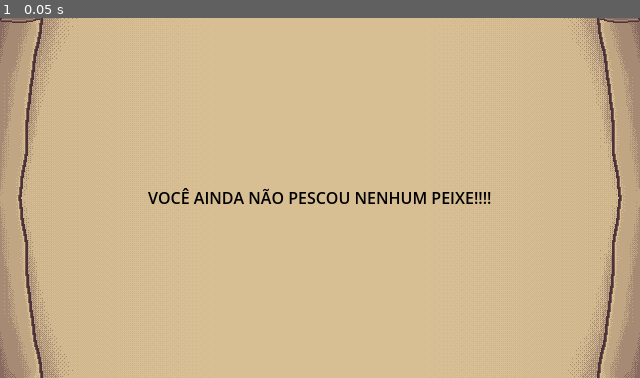
Above: before the commit, frame 1.
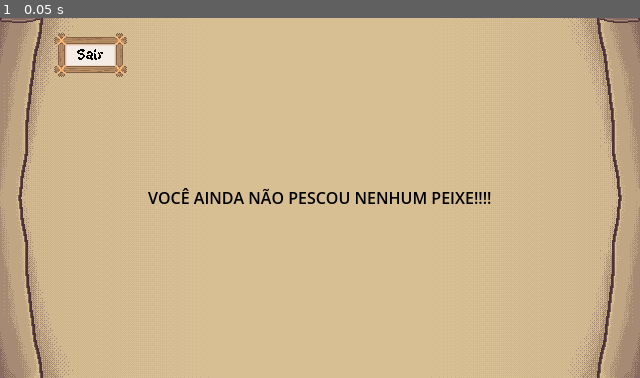
Above: after the commit, the same moment.

Repository: Bad-Onion/gyotaku
Game: Godot game, scene res://scenes/minigames/catalogo.tscn
The game is run twice, just before and just after one commit, with the same random seed, the same clock (stepped at 60 frames per second) and the same inputs.
Inputs:
- Up to frame 1 (0.05 s): no input

The runs differ from the first frame. In frame 1, 1.1% of the frame differs, in the area x 8-20%, y 4-17%.

Commit message:
Toques finais das HUDS e cheat de apertar enter por 10 segundos pra liberar todos os peixes

Diff:
--- a/gyotaku/scenes/minigames/carimbo.tscn
+++ b/gyotaku/scenes/minigames/carimbo.tscn
@@ -36,47 +36,47 @@
 [node name="Preto" type="ColorRect" parent="Cores" unique_id=1620822803]
 custom_minimum_size = Vector2(20, 20)
 layout_mode = 2
-color = Color(0.12, 0.12, 0.12, 1)
+color = Color(1, 0.6, 0.6745098, 1)
 
 [node name="Vermelho" type="ColorRect" parent="Cores" unique_id=2124805505]
 custom_minimum_size = Vector2(20, 20)
 layout_mode = 2
-color = Color(1, 0.26, 0.26, 1)
+color = Color(0.16470589, 0.6156863, 0.56078434, 1)
 
 [node name="Verde" type="ColorRect" parent="Cores" unique_id=479864985]
 custom_minimum_size = Vector2(20, 20)
 layout_mode = 2
-color = Color(0.25, 1, 0.25, 1)
+color = Color(0.9137255, 0.76862746, 0.41568628, 1)
 
 [node name="Azul" type="ColorRect" parent="Cores" unique_id=1875651656]
 custom_minimum_size = Vector2(20, 20)
 layout_mode = 2
-color = Color(0.41000003, 0.41000003, 1, 1)
+color = Color(0.49803922, 0.33333334, 0.22352941, 1)
 
 [node name="Laranja" type="ColorRect" parent="Cores" unique_id=1160602180]
 custom_minimum_size = Vector2(20, 20)
 layout_mode = 2
-color = Color(1, 0.6, 0.19999999, 1)
+color = Color(0.9529412, 0.44705883, 0.17254902, 1)
 
 [node name="Amarelo" type="ColorRect" parent="Cores" unique_id=1853967813]
 custom_minimum_size = Vector2(20, 20)
 layout_mode = 2
-color = Color(1, 1, 0.19999999, 1)
+color = Color(0.54901963, 0.7019608, 0.4117647, 1)
 
 [node name="Rosa" type="ColorRect" parent="Cores" unique_id=972520082]
 custom_minimum_size = Vector2(20, 20)
 layout_mode = 2
-color = Color(1, 0.4285215, 0.82531196, 1)
+color = Color(0.03137255, 0.40392157, 0.53333336, 1)
 
 [node name="Ciano" type="ColorRect" parent="Cores" unique_id=296675265]
 custom_minimum_size = Vector2(20, 20)
 layout_mode = 2
-color = Color(0.38, 1, 1, 1)
+color = Color(0.91764706, 0.29411766, 0.28235295, 1)
 
 [node name="Roxo" type="ColorRect" parent="Cores" unique_id=860730602]
 custom_minimum_size = Vector2(20, 20)
 layout_mode = 2
-color = Color(0.81333315, 0.3, 1, 1)
+color = Color(0.5568628, 0.49019608, 0.74509805, 1)
 
 [node name="Roxo2" type="ColorRect" parent="Cores" unique_id=414832750]
 custom_minimum_size = Vector2(20, 20)
--- a/gyotaku/scenes/minigames/catalogo.tscn
+++ b/gyotaku/scenes/minigames/catalogo.tscn
@@ -14,6 +14,7 @@
 [ext_resource type="Texture2D" uid="uid://bllyqiyhkaamq" path="res://assets/peixes/Fantasma/Fantasma pequeno.png" id="10_akqbu"]
 [ext_resource type="StyleBox" uid="uid://odrg3nh1h5o1" path="res://assets/background/nine_botao.tres" id="10_bx3c7"]
 [ext_resource type="FontFile" uid="uid://c02fyhip3telr" path="res://assets/fontes/KiwiSoda.ttf" id="10_i0u0o"]
+[ext_resource type="Script" uid="uid://boilf6cc1626h" path="res://scenes/minigames/sair.gd" id="14_akqbu"]
 
 [sub_resource type="StyleBoxEmpty" id="StyleBoxEmpty_0rlum"]
 
@@ -57,7 +58,7 @@
 [node name="Peixe" type="Sprite2D" parent="." unique_id=2125706914]
 texture_filter = 1
 material = ExtResource("3_3aiqf")
-position = Vector2(179, 219)
+position = Vector2(185, 219)
 texture = ExtResource("5_bgowf")
 
 [node name="Peixes" type="GridContainer" parent="." unique_id=1505429212]
@@ -145,10 +146,10 @@
 [node name="Carimbar" type="Button" parent="." unique_id=1025366672]
 texture_filter = 1
 layout_mode = 0
-offset_left = 353.0
-offset_top = 311.0
-offset_right = 604.0
-offset_bottom = 345.0
+offset_left = 408.0
+offset_top = 295.0
+offset_right = 572.0
+offset_bottom = 339.0
 theme_override_colors/font_color = Color(0, 0, 0, 1)
 theme_override_colors/font_pressed_color = Color(0, 0, 0, 1)
 theme_override_colors/font_hover_color = Color(0.601223, 0.601223, 0.6012228, 1)
@@ -159,11 +160,28 @@
 text = "Carimbar"
 script = ExtResource("5_uq8ag")
 
+[node name="Sair" type="Button" parent="." unique_id=1857928946]
+texture_filter = 1
+layout_mode = 0
+offset_left = 54.0
+offset_top = 15.0
+offset_right = 127.0
+offset_bottom = 59.0
+theme_override_colors/font_color = Color(0, 0, 0, 1)
+theme_override_colors/font_pressed_color = Color(0, 0, 0, 1)
+theme_override_colors/font_hover_color = Color(0.601223, 0.601223, 0.6012228, 1)
+theme_override_fonts/font = ExtResource("10_i0u0o")
+theme_override_styles/normal = ExtResource("10_bx3c7")
+theme_override_styles/pressed = ExtResource("10_bx3c7")
+theme_override_styles/hover = ExtResource("10_bx3c7")
+text = "Sair"
+script = ExtResource("14_akqbu")
+
 [node name="NomeDoPeixe" type="LineEdit" parent="." unique_id=1941594480]
 layout_mode = 0
-offset_left = 341.0
+offset_left = 349.0
 offset_top = 126.0
-offset_right = 615.0
+offset_right = 623.0
 offset_bottom = 162.0
 theme_override_colors/font_color = Color(0, 0, 0, 1)
 theme_override_colors/font_placeholder_color = Color(0.3291589, 0.32915822, 0.32915837, 0.6)
@@ -182,55 +200,55 @@
 
 [node name="NomeCien" type="Label" parent="." unique_id=641826855]
 layout_mode = 0
-offset_left = 356.0
+offset_left = 364.0
 offset_top = 71.0
+offset_right = 608.0
+offset_bottom = 110.0
+theme_override_colors/font_color = Color(0, 0, 0, 1)
+theme_override_fonts/font = ExtResource("10_i0u0o")
+theme_override_font_sizes/font_size = 38
+theme_override_styles/normal = SubResource("StyleBoxEmpty_5uvc8")
+theme_override_styles/focus = SubResource("StyleBoxEmpty_8wrta")
+text = "Nome"
+horizontal_alignment = 1
+vertical_alignment = 1
+
+[node name="GostoDeChamar" type="Label" parent="." unique_id=893549761]
+layout_mode = 0
+offset_left = 364.0
+offset_top = 101.0
+offset_right = 608.0
+offset_bottom = 140.0
+theme_override_colors/font_color = Color(0, 0, 0, 1)
+theme_override_fonts/font = ExtResource("10_i0u0o")
+theme_override_font_sizes/font_size = 24
+theme_override_styles/normal = SubResource("StyleBoxEmpty_5uvc8")
+theme_override_styles/focus = SubResource("StyleBoxEmpty_8wrta")
+text = "Mas gosto de chamar de:"
+horizontal_alignment = 1
+vertical_alignment = 1
+
+[node name="EraAssim" type="Label" parent="." unique_id=1796086792]
+layout_mode = 0
+offset_left = 365.0
+offset_top = 155.0
+offset_right = 609.0
+offset_bottom = 194.0
+theme_override_colors/font_color = Color(0, 0, 0, 1)
+theme_override_fonts/font = ExtResource("10_i0u0o")
+theme_override_font_sizes/font_size = 24
+theme_override_styles/normal = SubResource("StyleBoxEmpty_5uvc8")
+theme_override_styles/focus = SubResource("StyleBoxEmpty_8wrta")
+text = "Ele era assim:"
+horizontal_alignment = 1
+vertical_alignment = 1
+
+[node name="Desc" type="Label" parent="." unique_id=888434873]
+layout_mode = 0
+offset_left = 376.0
+offset_top = 189.0
 offset_right = 600.0
-offset_bottom = 110.0
-theme_override_colors/font_color = Color(0, 0, 0, 1)
-theme_override_fonts/font = ExtResource("10_i0u0o")
-theme_override_font_sizes/font_size = 38
-theme_override_styles/normal = SubResource("StyleBoxEmpty_5uvc8")
-theme_override_styles/focus = SubResource("StyleBoxEmpty_8wrta")
-text = "Nome"
-horizontal_alignment = 1
-vertical_alignment = 1
-
-[node name="GostoDeChamar" type="Label" parent="." unique_id=893549761]
-layout_mode = 0
-offset_left = 356.0
-offset_top = 101.0
-offset_right = 600.0
-offset_bottom = 140.0
-theme_override_colors/font_color = Color(0, 0, 0, 1)
-theme_override_fonts/font = ExtResource("10_i0u0o")
-theme_override_font_sizes/font_size = 24
-theme_override_styles/normal = SubResource("StyleBoxEmpty_5uvc8")
-theme_override_styles/focus = SubResource("StyleBoxEmpty_8wrta")
-text = "Mas gosto de chamar de:"
-horizontal_alignment = 1
-vertical_alignment = 1
-
-[node name="EraAssim" type="Label" parent="." unique_id=1796086792]
-layout_mode = 0
-offset_left = 356.0
-offset_top = 171.0
-offset_right = 600.0
-offset_bottom = 210.0
-theme_override_colors/font_color = Color(0, 0, 0, 1)
-theme_override_fonts/font = ExtResource("10_i0u0o")
-theme_override_font_sizes/font_size = 24
-theme_override_styles/normal = SubResource("StyleBoxEmpty_5uvc8")
-theme_override_styles/focus = SubResource("StyleBoxEmpty_8wrta")
-text = "Ele era assim:"
-horizontal_alignment = 1
-vertical_alignment = 1
-
-[node name="Desc" type="Label" parent="." unique_id=888434873]
-layout_mode = 0
-offset_left = 355.0
-offset_top = 205.0
-offset_right = 602.0
-offset_bottom = 310.0
+offset_bottom = 294.0
 theme_override_colors/font_color = Color(0, 0, 0, 1)
 theme_override_fonts/font = ExtResource("10_i0u0o")
 theme_override_font_sizes/font_size = 14
@@ -261,4 +279,5 @@
 [connection signal="pressed" from="Proximo" to="." method="_on_proximo_pressed"]
 [connection signal="pressed" from="Anterior" to="." method="_on_anterior_pressed"]
 [connection signal="pressed" from="Carimbar" to="Carimbar" method="_on_pressed"]
+[connection signal="pressed" from="Sair" to="Sair" method="_on_pressed"]
 [connection signal="text_changed" from="NomeDoPeixe" to="." method="_on_nome_do_peixe_text_changed"]
--- /dev/null
+++ b/gyotaku/scenes/minigames/sair.gd
@@ -0,0 +1,4 @@
+extends Button
+
+func _on_pressed() -> void:
+	Transicao.mudar_cena("res://scenes/pesca.tscn",false)
--- a/gyotaku/scripts/save_manager.gd
+++ b/gyotaku/scripts/save_manager.gd
@@ -1,9 +1,45 @@
 extends Node2D
 
+var tempo_segurando_enter : float = 0.0
+var cheat_ativado : bool = false
 const CAMINHO_SAVE = "user://save_do_jogo.json"
 
 func _ready() -> void:
 	inicializar_save_se_nao_existir()
+
+func _process(delta: float) -> void:
+	if Input.is_key_pressed(KEY_ENTER) or Input.is_key_pressed(KEY_KP_ENTER):
+		if not cheat_ativado:
+			tempo_segurando_enter += delta
+
+			if tempo_segurando_enter >= 10.0:
+				cheat_ativado = true
+				print("CHEAT ATIVADO: 10 segundos de Enter detectados!")
+				ativar_trapaca_pegar_todos()
+	else:
+		tempo_segurando_enter = 0.0
+
+func ativar_trapaca_pegar_todos() -> void:
+	var save_temporario : Dictionary = {}
+
+	if FileAccess.file_exists(CAMINHO_SAVE):
+		var file = FileAccess.open(CAMINHO_SAVE, FileAccess.READ)
+		var json_convertido = JSON.parse_string(file.get_as_text())
+		file.close()
+
+		if typeof(json_convertido) == TYPE_DICTIONARY:
+			save_temporario = json_convertido
+
+			for chave_peixe in save_temporario.keys():
+				save_temporario[chave_peixe]["pego"] = true
+
+			var texto_json = JSON.stringify(save_temporario, "\t")
+			var save_file = FileAccess.open(CAMINHO_SAVE, FileAccess.WRITE)
+			save_file.store_string(texto_json)
+			save_file.close()
+
+			print("Todos os peixes liberados! Recarregando...")
+			get_tree().reload_current_scene()
 
 func inicializar_save_se_nao_existir() -> void:
 	if not FileAccess.file_exists(CAMINHO_SAVE):
Binary file changed: gyotaku/assets/peixes/Enguia Demonio/EnguiaDemonioBranca.png
Not shown, changed: gyotaku/assets/sons/carimbo.ogg.import
Not shown, added: gyotaku/export_presets.cfg
Not shown, added: gyotaku/scenes/minigames/sair.gd.uid
Not shown, added: builds.zip
Not shown, added: builds/v1.exe
Not shown, added: builds/v1.pck
Not shown, added: builds/v1Linux.pck
Not shown, added: builds/v1Linux.x86_64
